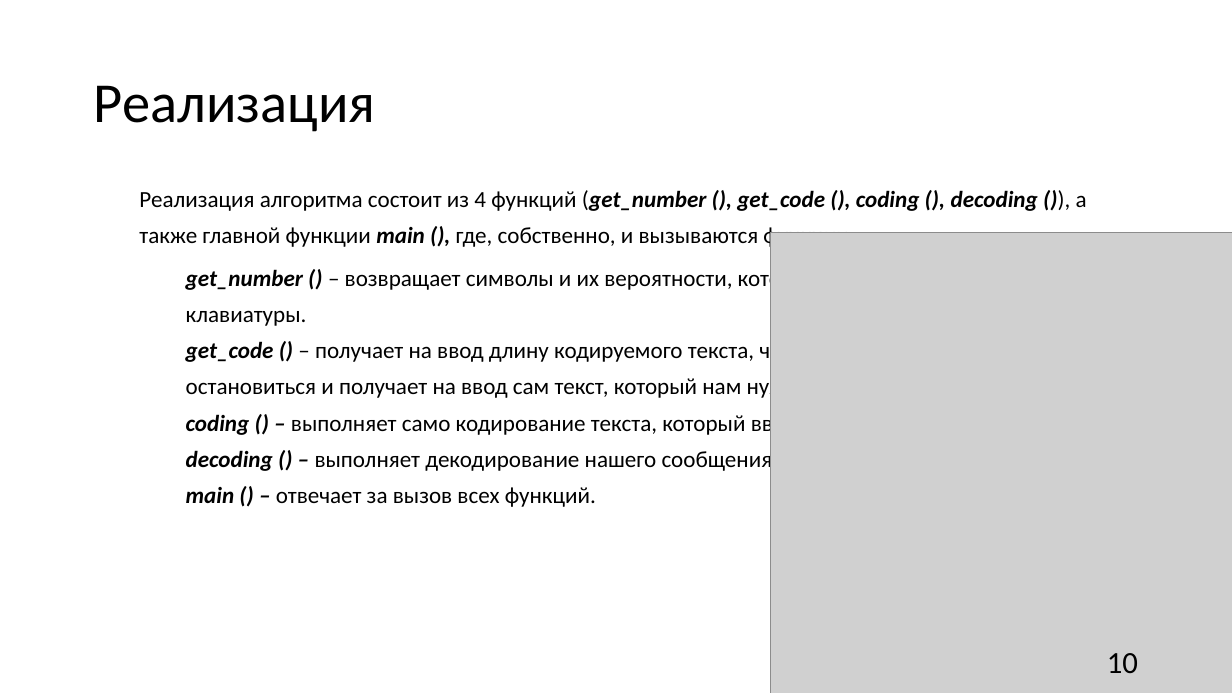
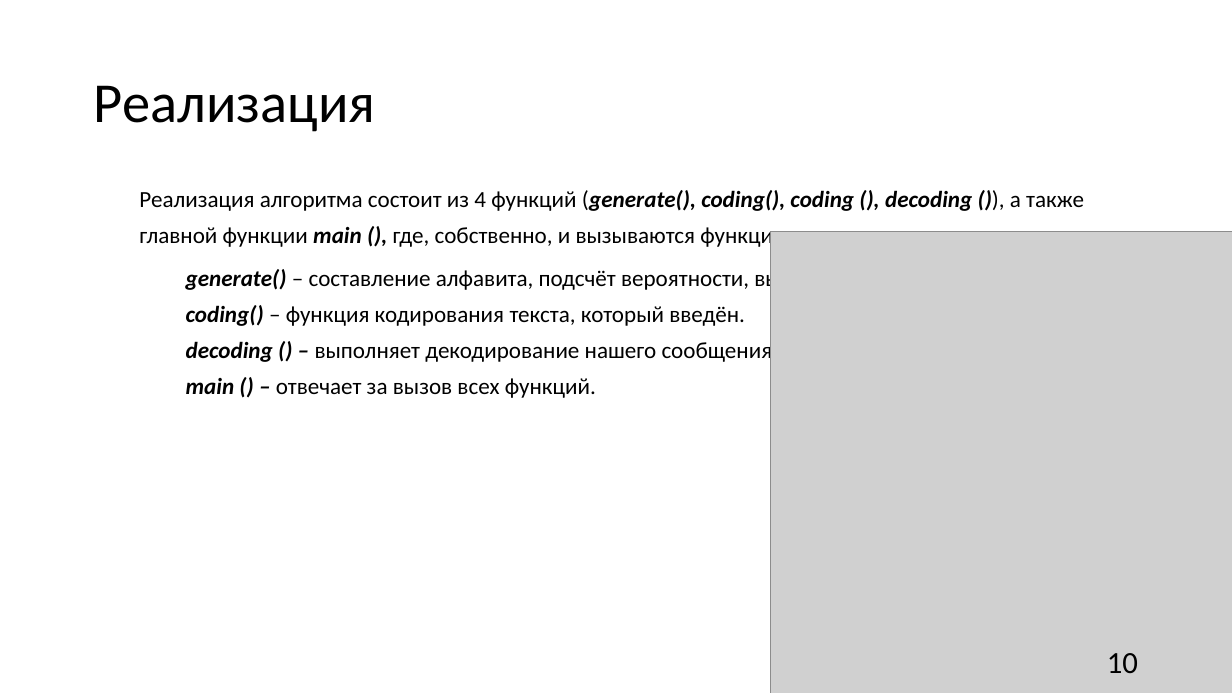
Before and after one commit to bezzzna/Algoritm, a slide deck: slide 10 of Arithmetic coding.pptx. Drawn at 1232x693 pixels with LibreOffice and Linux fonts; fonts in the diff are those of the drawing; grey boxes stand for pictures. Boxes give left, top, right and bottom in pixels: in the first picture for what was removed or moved away, otherwise in the second. Text is boxed around its words. In the diff, an @@ line names an element or a change of style, - is before the commit and + after.

```diff
--- a/Arithmetic coding.pptx
+++ b/Arithmetic coding.pptx
@@ text at <box>139,190,1084,326</box>: text changed @@
-Реализация алгоритма состоит из 4 функций (get_number (), get_code (), coding (), decoding ()), а также главной функции main (), где, собственно, и вызываются функции.
-  get_number () – возвращает символы и их вероятности, которые программа получает на ввод с клавиатуры.
-  get_code () – получает на ввод длину кодируемого текста, чтобы программа знала, когда ей остановиться и получает на ввод сам текст, который нам нужно закодировать.
-  coding () – выполняет само кодирование текста, который введён.
+Реализация алгоритма состоит из 4 функций (generate(), coding(), coding (), decoding ()), а также главной функции main (), где, собственно, и вызываются функции.
+  generate() – составление алфавита, подсчёт вероятности, вычисление границ.
+  coding() – функция кодирования текста, который введён.
```
